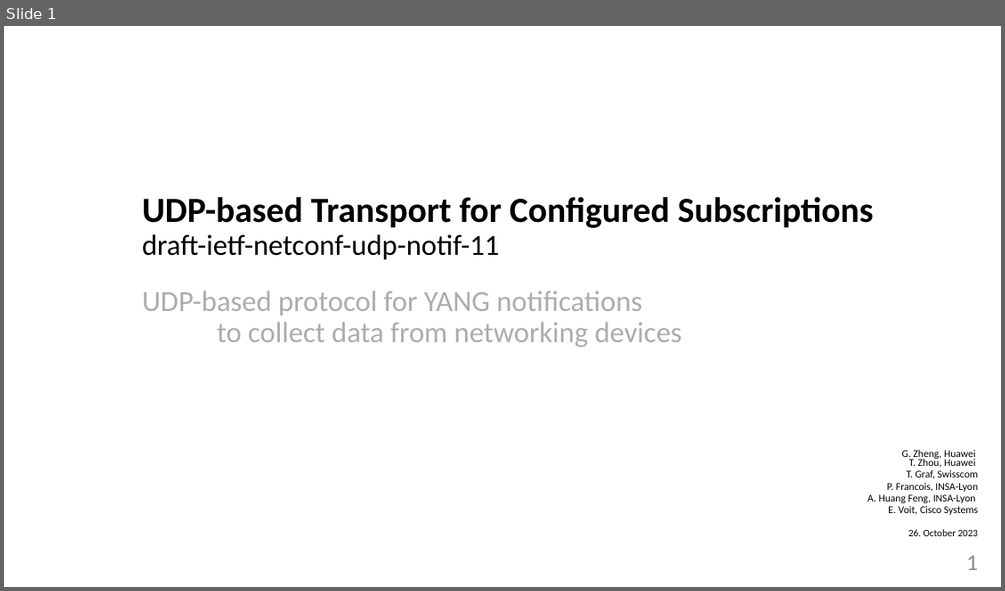
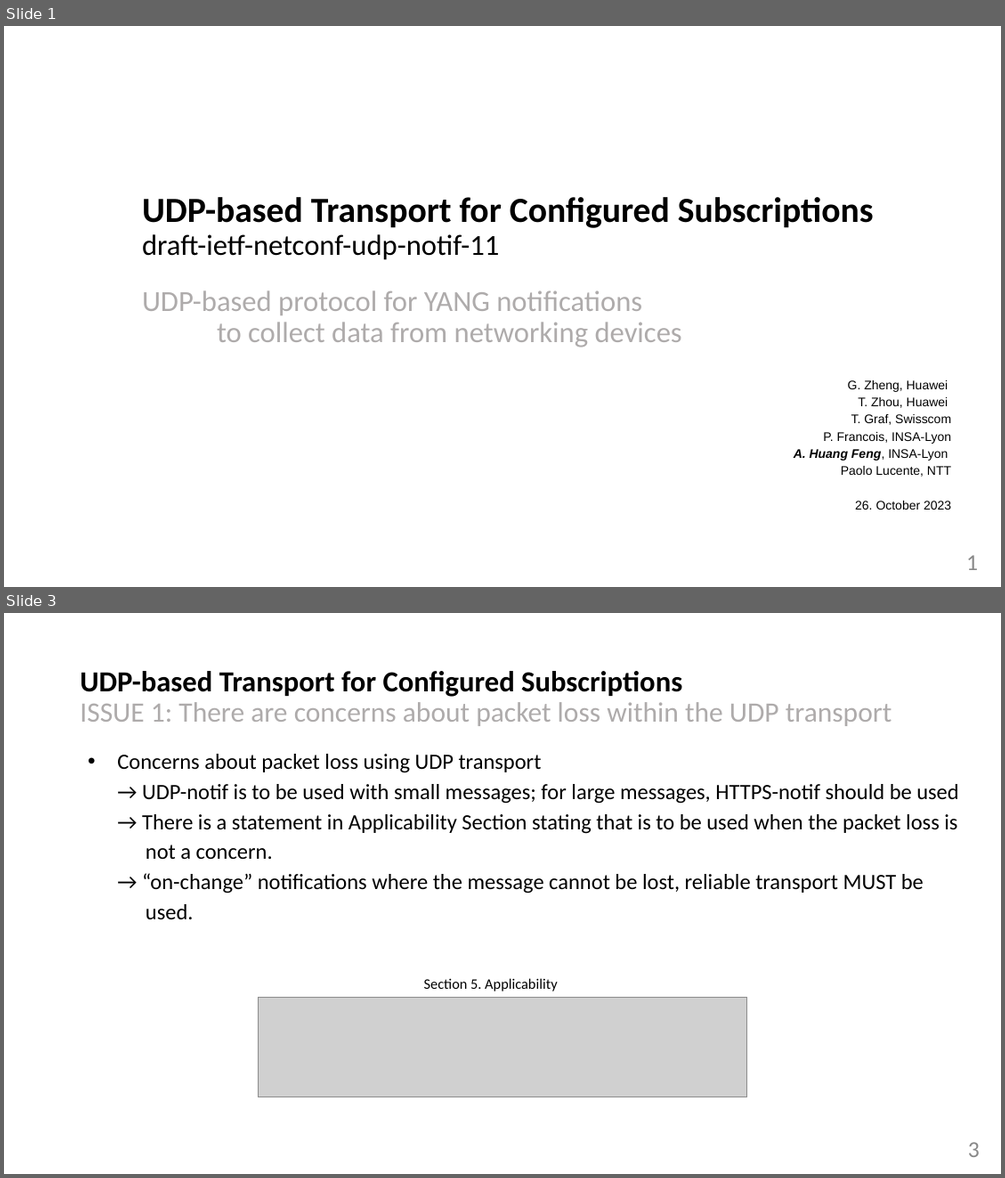
Before and after one commit to network-analytics/ietf-network-analytics-document-status, a slide deck: 118/NETCONF/draft-ietf-netconf-udp-notif-11.pptx. Shown one above the other, each under a label of ours: slide 1 before the commit, slides 1 and 3 after it; the slides between them are not shown. The pictures are 1005x591 and 1005x1178 pixels, drawn with LibreOffice and Linux fonts; fonts in the diff are those of the drawing; grey boxes stand for pictures. Boxes give left, top, right and bottom in pixels: in the first picture for what was removed or moved away, otherwise in the second. Text is boxed around its words. In the diff, an @@ line names an element or a change of style, - is before the commit and + after.

Commit message:
changed UDP-notif presentation adding feedback from the ML

```diff
--- a/118/NETCONF/draft-ietf-netconf-udp-notif-11.pptx
+++ b/118/NETCONF/draft-ietf-netconf-udp-notif-11.pptx
@@ slide 3 added at [4,613,1001,1174], background #FFFFFF @@
@@ title added at [80,671,892,726], 27 pt, text #AEABAB @@
+UDP-based Transport for Configured Subscriptions
+ISSUE 1: There are concerns about packet loss within the UDP transport
@@ text added at [117,754,958,920], 21 pt, text #000000 @@
+• Concerns about packet loss using UDP transport
+→ UDP-notif is to be used with small messages; for large messages, HTTPS-notif should be used
+→ There is a statement in Applicability Section stating that is to be used when the packet loss is not a concern.
+→ “on-change” notifications where the message cannot be lost, reliable transport MUST be used.
@@ text added at [424,978,557,991], 14 pt, text #000000 @@
+Section 5. Applicability
@@ picture added at [258,997,747,1097] @@
@@ page number added at [968,1142,979,1157], 22 pt, text #888888 @@
+3
@@ slide 1 changed as well @@
@@ text "G. Zheng, Huawei T. Zhou, ...": place and size @@
-text "G. Zheng, Huawei T. Zhou, ..." at [867,450,979,536]
+text "G. Zheng, Huawei T. Zhou, ..." at [793,380,951,509]
@@ text at [793,380,951,509]: size 10 to 12 pt in "G. Zheng, Huawei T. Zhou, Huawei", "T. Graf, Swisscom", "P. Francois, INSA-Lyon", "A. Huang Feng, INSA-Lyon"; font Calibri to Arial in "G. Zheng, Huawei T. Zhou, Huawei", "T. Graf, Swisscom", "P. Francois, INSA-Lyon", "A. Huang Feng, INSA-Lyon" and 1 more places; bold on, italic on in "A. Huang Feng,"; size 9.5 to 12 pt in "26. October 2023"; line spacing 0.7 to 1.15; less space between paragraphs @@
@@ text at [841,466,951,476]: text changed; size 10 to 12 pt; font Calibri to Arial @@
-E. Voit, Cisco Systems
+Paolo Lucente, NTT
```
Also in this commit, not shown: 1 other slide changed, 4 other slides added, 1 slide removed, 1 other file.
